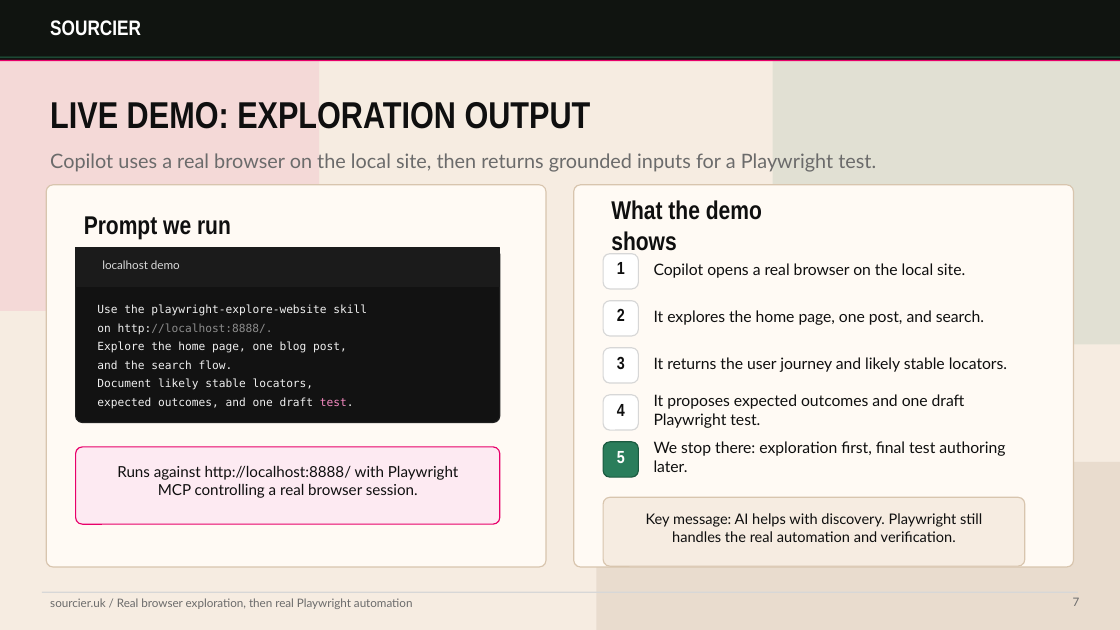
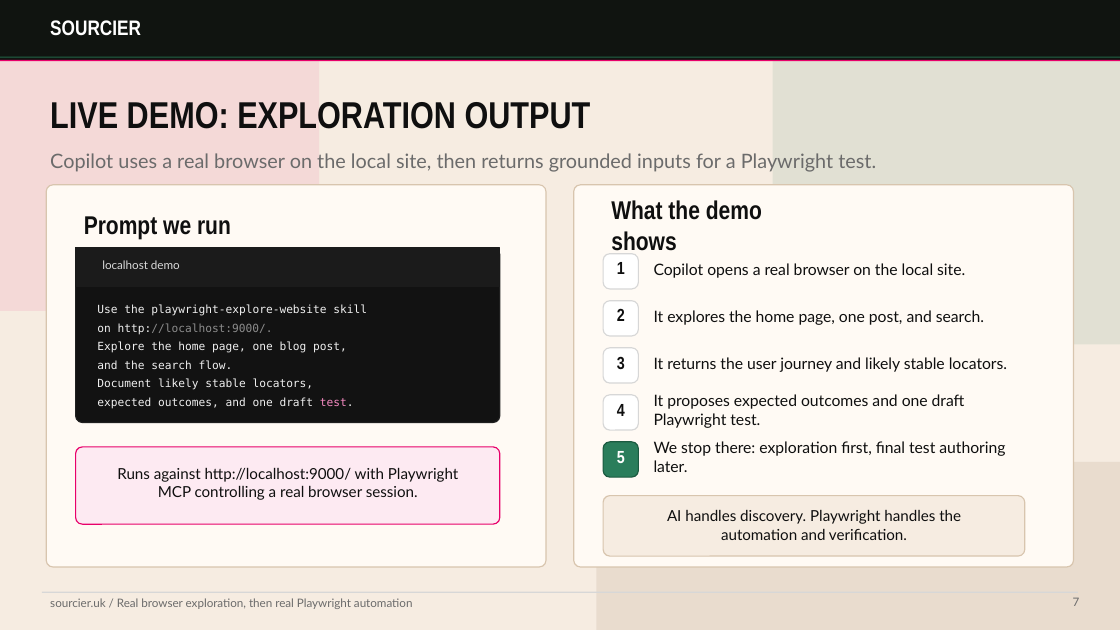
Before and after one commit to sourcier/web-sourcier.uk, a slide deck: slide 7 of public/talks/playwright-e2e-testing-talk.pptx. Drawn at 1120x630 pixels with LibreOffice and Linux fonts; fonts in the diff are those of the drawing. Boxes give left, top, right and bottom in pixels: in the first picture for what was removed or moved away, otherwise in the second. Text is boxed around its words. In the diff, an @@ line names an element or a change of style, - is before the commit and + after.

Commit message:
feat(talk): update slides for Playwright e2e testing talk with new content and adjustments

```diff
--- a/public/talks/playwright-e2e-testing-talk.pptx
+++ b/public/talks/playwright-e2e-testing-talk.pptx
@@ text at <box>97,323,273,335</box>: text changed @@
-on http://localhost:8888/.
+on http://localhost:9000/.
@@ text at <box>117,467,458,500</box>: text changed @@
-Runs against http://localhost:8888/ with Playwright MCP controlling a real browser session.
+Runs against http://localhost:9000/ with Playwright MCP controlling a real browser session.
@@ rounded rectangle: place and size @@
-rounded rectangle at <box>603,497,1025,566</box>
+rounded rectangle at <box>603,496,1025,556</box>
@@ rounded rectangle at <box>603,496,1025,556</box>: proportions changed @@
@@ text at <box>667,510,961,540</box>: text changed; size 12.5 to 13 pt @@
-Key message: AI helps with discovery. Playwright still handles the real automation and verification.
+AI handles discovery. Playwright handles the automation and verification.
```
Also in this commit, not shown: 6 other slides changed, 2 slides added, 1 other file.
